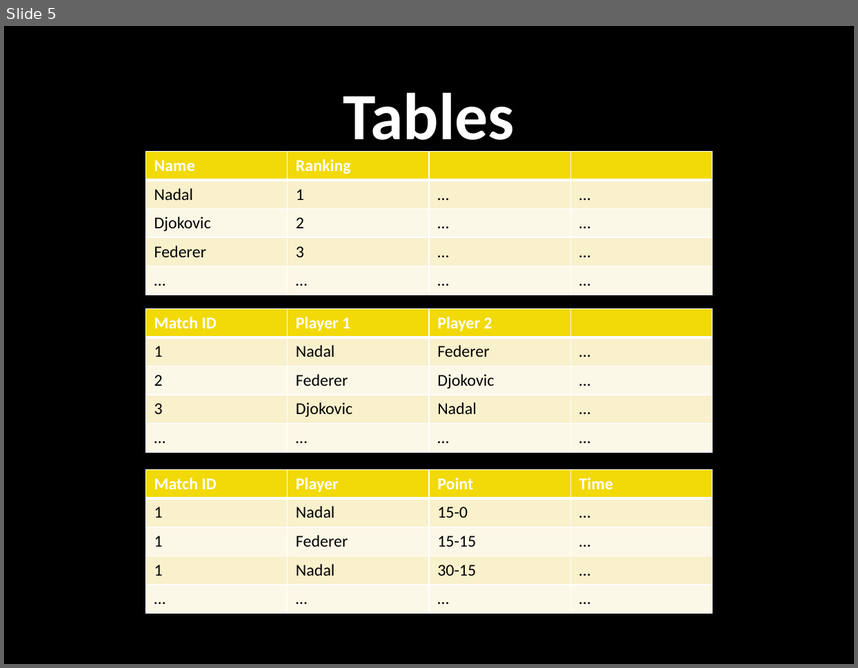
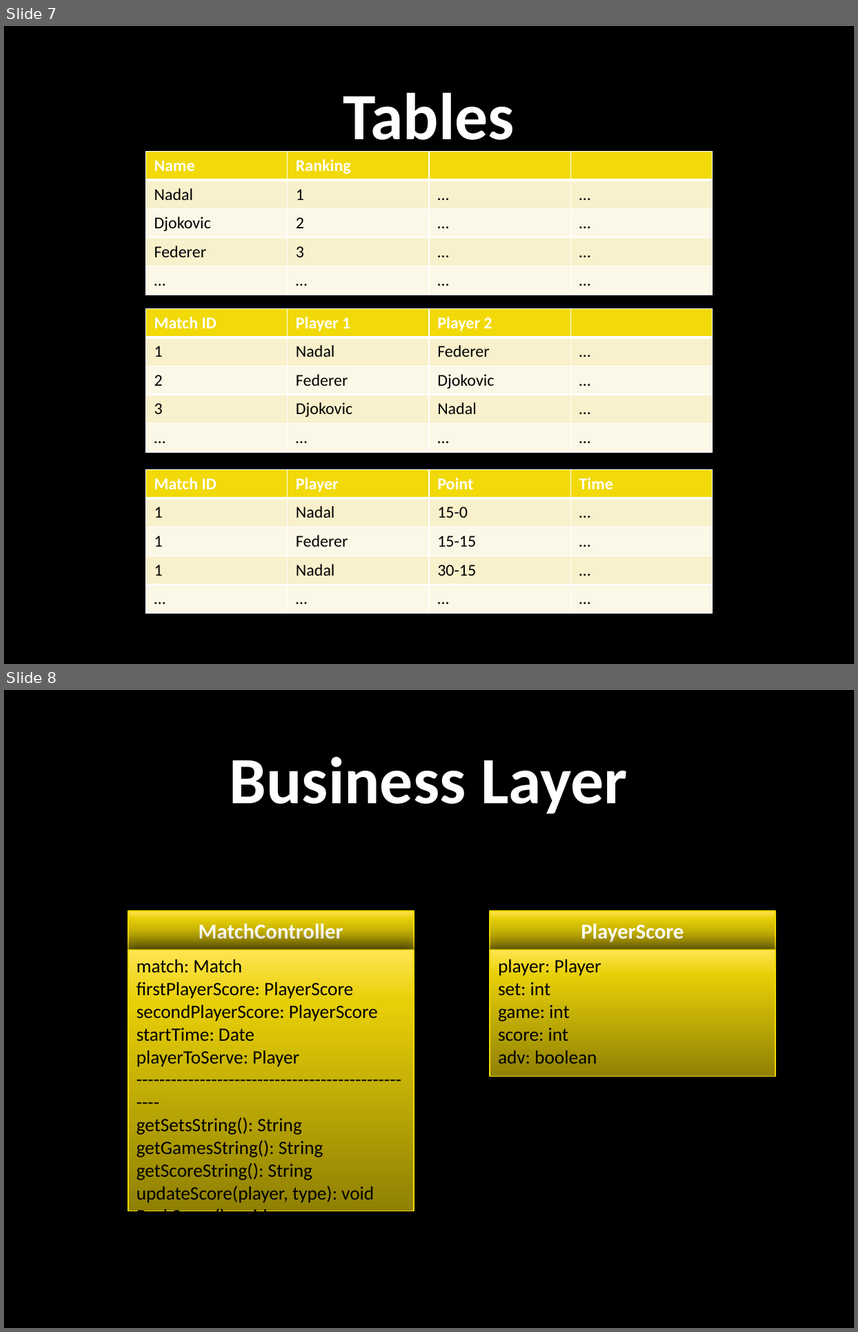
Before and after one commit to danieletramis/TennisMatchTracker, a slide deck: doc/design.pptx. Shown one above the other, each under a label of ours: slide 5 before the commit, slides 7 and 8 after it. The pictures are 858x668 and 858x1332 pixels, drawn with LibreOffice and Linux fonts; fonts in the diff are those of the drawing; background and template pictures are left out. Boxes give left, top, right and bottom in pixels: in the first picture for what was removed or moved away, otherwise in the second. Text is boxed around its words. In the diff, an @@ line names an element or a change of style, - is before the commit and + after.

```diff
--- a/doc/design.pptx
+++ b/doc/design.pptx
@@ slide 8 added at (4, 690, 854, 1328), background picture (left out) @@
@@ title added at (230, 756, 628, 814), 56 pt, text #FFFFFF, bold @@
+Business Layer
@@ rectangle added at (128, 911, 414, 950), fill gradient #8F8105 to #E7CF08 to #FFE552, outline #F2D902 1 pt, 18 pt, text #FFFFFF, bold @@
+MatchController
@@ rectangle added at (489, 911, 775, 950), fill gradient #8F8105 to #E7CF08 to #FFE552, outline #F2D902 1 pt, 18 pt, text #FFFFFF, bold @@
+PlayerScore
@@ rectangle added at (128, 950, 414, 1211), fill gradient #8F8105 to #E7CF08 to #FFE552, outline #F2D902 1 pt, 16 pt, text #000000 @@
+match: Match
+firstPlayerScore: PlayerScore
+secondPlayerScore: PlayerScore
+startTime: Date
+playerToServe: Player
+--------------------------------------------------
+getSetsString(): String
+getGamesString(): String
+getScoreString(): String
+updateScore(player, type): void
+BackScore(): void
@@ rectangle added at (489, 950, 775, 1077), fill gradient #8F8105 to #E7CF08 to #FFE552, outline #F2D902 1 pt, 16 pt, text #000000 @@
+player: Player
+set: int
+game: int
+score: int
+adv: boolean
@@ what was slide 5 is now slide 7 @@
```
Also in this commit, not shown: 2 other slides added, 17 other files.
